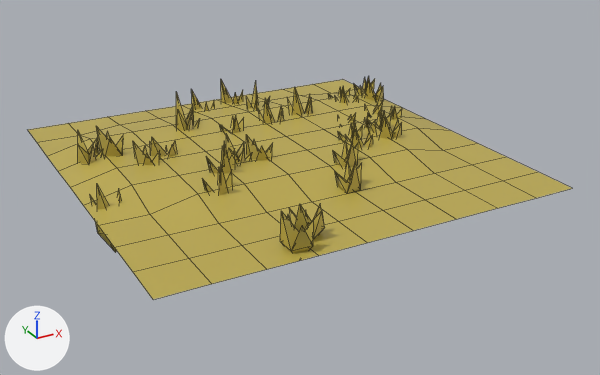
One commit to the FBX model Assets/3D_models/Carmela/sciete.fbx: the scene before it, then after it.
Rendered twice from a 50 mm camera at (-8.79, -17.21, 7.62) aimed at (0.37, -0.56, -0.71). The lights are fixed; the arrows at lower left show +X, +Y and +Z. Mesh edges are drawn as thin lines.
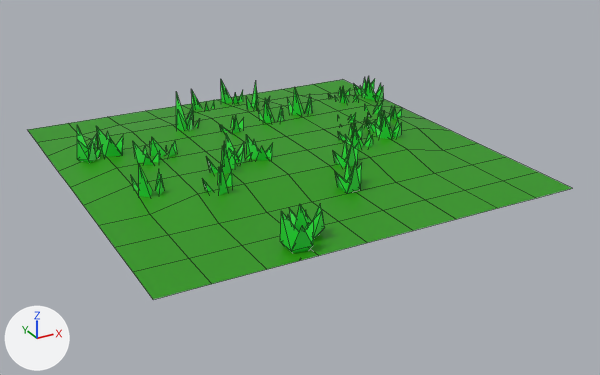
The change, as a list of edits to the scene's bpy script:
```text
Change mat_material_003:
    mat_material_003.base_color: (0.512, 0.408, 0.0748) -> (0.0282, 0.795, 0.0517)  # yellow #beab4d -> green #2fe640
Add mat_trawa:
    mat_trawa = principled_material('TRAWA')
    mat_trawa.base_color = (0.0199, 0.311, 0.0)  # green #279700
Change me_grid_002:
    where me_grid_002.from_pydata(...)  # 612 vertices, 913 faces; spans x -5.0..5.0, y -5.0..5.0, z -1.16..1.18
    used by ob_grid_004; location = (0.0, 0.0, 0.0)
    me_grid_002 part 1: the loose piece of 16 vertices spanning x -4.5..-3.9, y 1.33..2.01, z -0.29..0.85 is moved by (0.0, 0.0, 0.12)
    me_grid_002 part 2: the loose piece of 16 vertices spanning x -4.85..-4.17, y -1.17..-0.52, z -1.16..0.67 is moved by (0.94, 0.0, 0.27)
    me_grid_002 part 3: 81 of the faces centred in x -4.44..4.44, y -4.44..4.44, z 0.0..0.26 switch from mat_material_003 (yellow #beab4d) to mat_trawa (green #279700)
```

Where the change shows, as pixel boxes (x1, y1, x2, y2) in the pictures (600 x 375 px; the box of a moved part takes in the faces that stretch with it):
'Grid.004', recoloured, reshaped (yellow to green): (28, 76, 572, 299) in both
part 1 of me_grid_002, moved or reshaped: before (78, 131, 102, 164); after (77, 126, 103, 163)
part 2 of me_grid_002, moved or reshaped: before (90, 185, 122, 252); after (131, 165, 164, 197)
part 3 of me_grid_002, recoloured (yellow to green): (28, 79, 572, 299) in both
